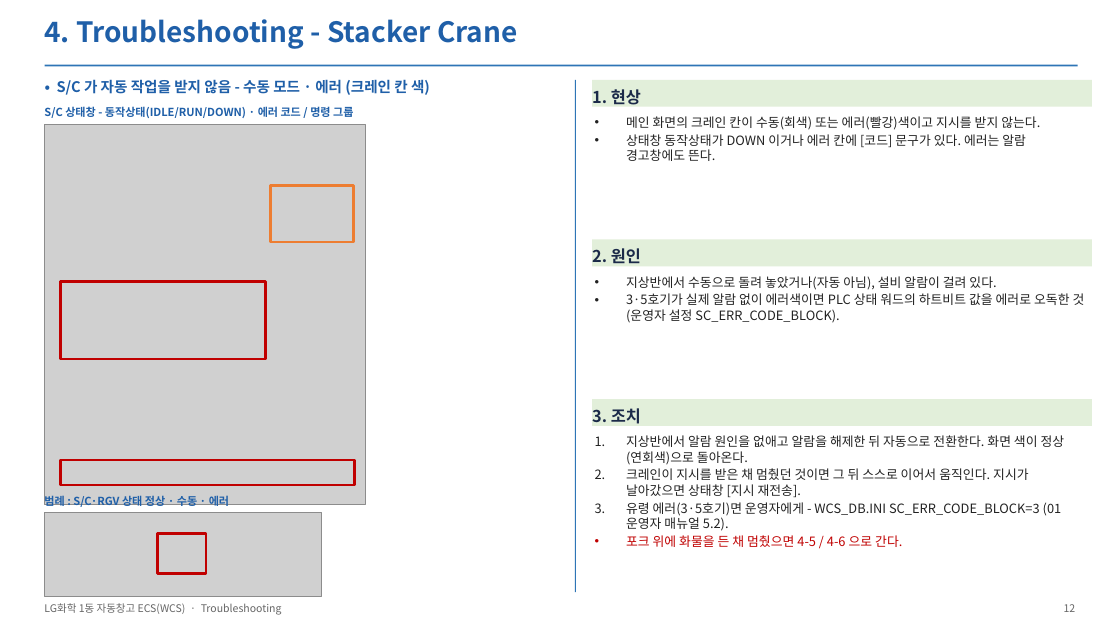
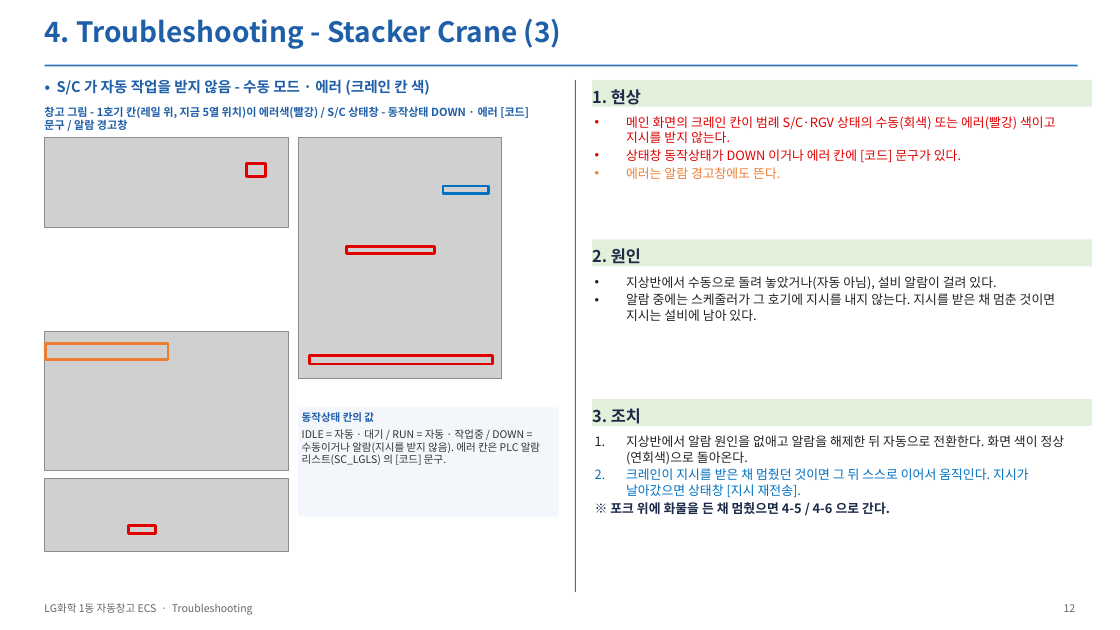
Before and after one commit to yeorijby-coder/LGLS_ALL, a slide deck: slide 12 of docs/산출물_20261110/05_ECS_Troubleshooting.pptx. Drawn at 1120x630 pixels with LibreOffice and Linux fonts; fonts in the diff are those of the drawing; grey boxes stand for pictures. Boxes give left, top, right and bottom in pixels: in the first picture for what was removed or moved away, otherwise in the second. Text is boxed around its words. In the diff, an @@ line names an element or a change of style, - is before the commit and + after.

```diff
--- a/docs/산출물_20261110/05_ECS_Troubleshooting.pptx
+++ b/docs/산출물_20261110/05_ECS_Troubleshooting.pptx
@@ text at (44, 19, 562, 49): text changed @@
-4. Troubleshooting - Stacker Crane
+4. Troubleshooting - Stacker Crane (3)
@@ text at (44, 106, 529, 130): text changed @@
-S/C 상태창 - 동작상태(IDLE/RUN/DOWN) · 에러 코드 / 명령 그룹
+창고 그림 - 1호기 칸(레일 위, 지금 5열 위치)이 에러색(빨강) / S/C 상태창 - 동작상태 DOWN · 에러 [코드] 문구 / 알람 경고창
@@ text at (626, 116, 1055, 179): text changed; text colour #222222 to #E00000 @@
-• 메인 화면의 크레인 칸이 수동(회색) 또는 에러(빨강)색이고 지시를 받지 않는다.
-• 상태창 동작상태가 DOWN 이거나 에러 칸에 [코드] 문구가 있다. 에러는 알람 경고창에도 뜬다.
+• 메인 화면의 크레인 칸이 범례 S/C·RGV 상태의 수동(회색) 또는 에러(빨강) 색이고 지시를 받지 않는다.
+• 상태창 동작상태가 DOWN 이거나 에러 칸에 [코드] 문구가 있다.
+• 에러는 알람 경고창에도 뜬다.
@@ picture removed at (45, 124, 365, 504) @@
@@ picture added at (45, 138, 288, 228) @@
@@ picture added at (298, 138, 502, 378) @@
@@ rectangle added at (247, 164, 266, 176), outline #E00000 2.25 pt @@
@@ rectangle removed at (271, 186, 354, 242) @@
@@ rectangle added at (443, 186, 489, 193), outline #0070C0 2.25 pt @@
@@ rectangle added at (346, 247, 434, 254), outline #E00000 2.25 pt @@
@@ rectangle removed at (60, 281, 266, 359) @@
@@ text at (626, 293, 1055, 321): text changed @@
-• 3·5호기가 실제 알람 없이 에러색이면 PLC 상태 워드의 하트비트 값을 에러로 오독한 것(운영자 설정 SC_ERR_CODE_BLOCK).
+• 알람 중에는 스케줄러가 그 호기에 지시를 내지 않는다. 지시를 받은 채 멈춘 것이면 지시는 설비에 남아 있다.
@@ picture added at (45, 332, 288, 471) @@
@@ rectangle added at (45, 344, 167, 360), outline #ED7D31 2.25 pt @@
@@ rectangle added at (309, 356, 492, 365), outline #E00000 2.25 pt @@
@@ rectangle added at (298, 408, 559, 517), fill #F3F6FB, 9 pt, text #333333 @@
+동작상태 칸의 값
+IDLE = 자동 · 대기 / RUN = 자동 · 작업중 / DOWN = 수동이거나 알람(지시를 받지 않음). 에러 칸은 PLC 알람 리스트(SC_LGLS) 의 [코드] 문구.
@@ picture added at (45, 479, 288, 551) @@
@@ rectangle removed at (60, 460, 355, 486) @@
@@ text at (626, 468, 1028, 498): text colour #222222 to #0070C0 in "크레인이 지시를 받은 채 멈췄던 것이면 그 ..." @@
@@ text removed at (44, 494, 229, 509) @@
-범례 : S/C·RGV 상태 정상 · 수동 · 에러
@@ text at (610, 502, 890, 514): text changed; text colour #222222 to #1B2A49; bold on @@
-3. 유령 에러(3·5호기)면 운영자에게 - WCS_DB.INI SC_ERR_CODE_BLOCK=3 (01 운영자 매뉴얼 5.2).
-• 포크 위에 화물을 든 채 멈췄으면 4-5 / 4-6 으로 간다.
+※ 포크 위에 화물을 든 채 멈췄으면 4-5 / 4-6 으로 간다.
@@ picture removed at (45, 513, 322, 597) @@
@@ rectangle added at (129, 526, 156, 534), outline #E00000 2.25 pt @@
@@ rectangle removed at (158, 534, 207, 574) @@
@@ text at (44, 603, 253, 615): text changed @@
-LG화학 1동 자동창고 ECS(WCS) · Troubleshooting
+LG화학 1동 자동창고 ECS · Troubleshooting
```
Also in this commit, not shown: 23 other slides changed, 1 slide removed, 18 other files.
